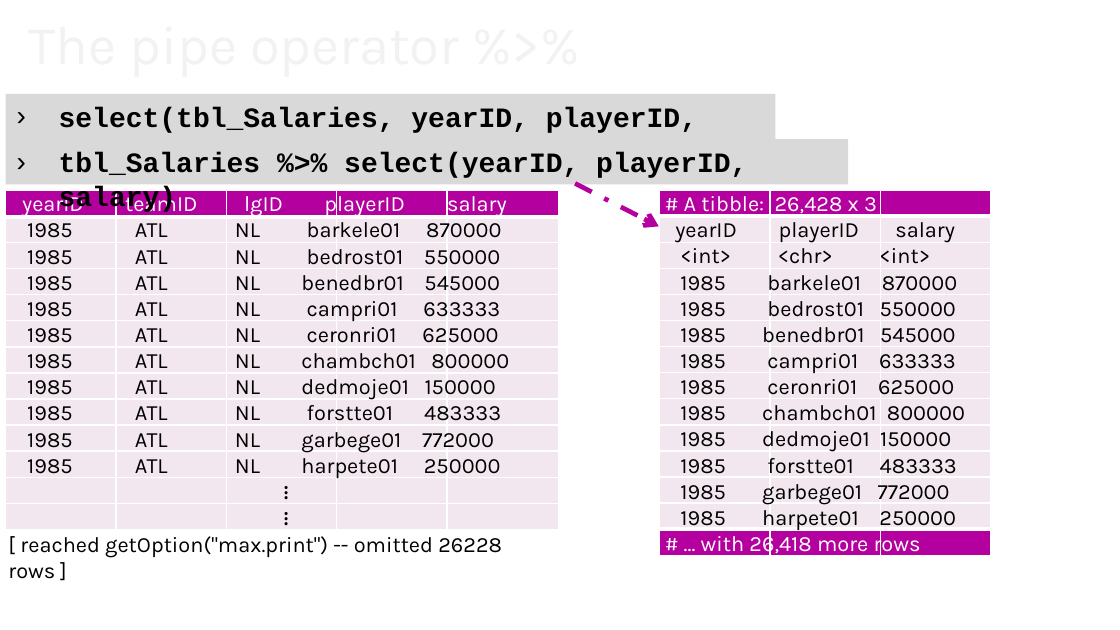
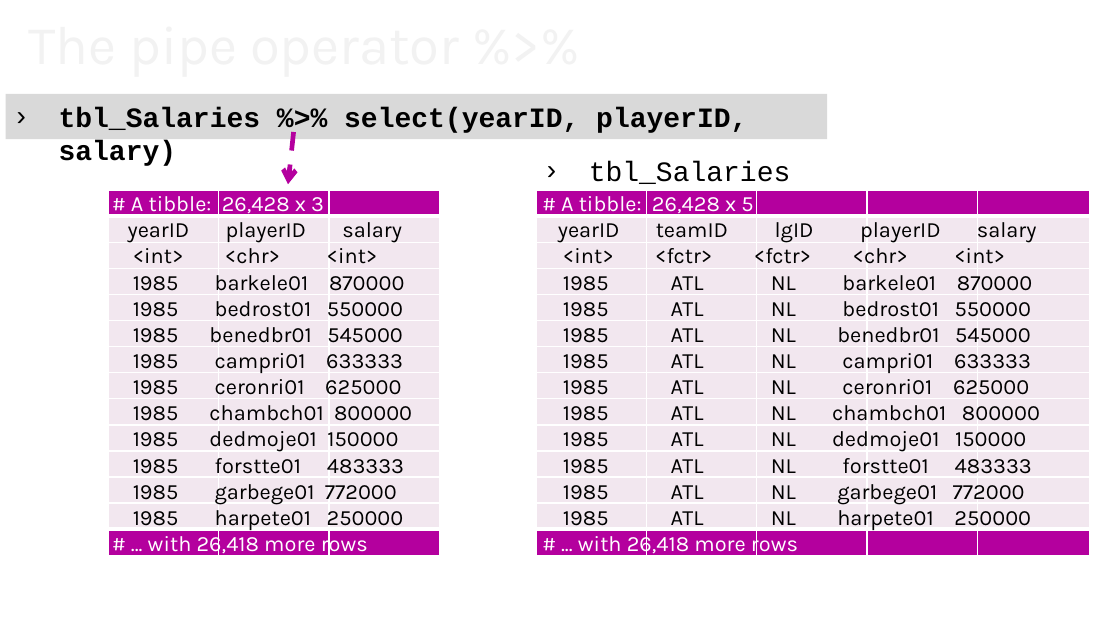
Before and after one commit to yinkaihsu/MSP-Lecture-R-Introduction, a slide deck: slide 13 of MSP_RIntoduction_IanHsu_20171025.pptx. Drawn at 1120x630 pixels with LibreOffice and Linux fonts; fonts in the diff are those of the drawing; background and template pictures are left out. Boxes give left, top, right and bottom in pixels: in the first picture for what was removed or moved away, otherwise in the second. Text is boxed around its words. In the diff, an @@ line names an element or a change of style, - is before the commit and + after.

Commit message:
Slides of Lecture
This is the slides of lecture in NTU on 171025.

```diff
--- a/MSP_RIntoduction_IanHsu_20171025.pptx
+++ b/MSP_RIntoduction_IanHsu_20171025.pptx
@@ rectangle "tbl_Salaries %>% select(yearID, playerID, salary)" resized from (x1=6, y1=94, x2=775, y2=139) to (x1=6, y1=94, x2=828, y2=139) @@
@@ text in rectangle at (x1=59, y1=107, x2=747, y2=166): text changed @@
-› select(tbl_Salaries, yearID, playerID, salary)
+› tbl_Salaries %>% select(yearID, playerID, salary)
@@ rectangle removed at (x1=6, y1=139, x2=848, y2=184) @@
-› tbl_Salaries %>% select(yearID, playerID, salary)
@@ arrow added from (293, 132) to (288, 185), #B4009E 3 pt dashed @@
@@ text at (x1=589, y1=161, x2=791, y2=184): text changed @@
-› Salaries
+› tbl_Salaries
@@ table at (x1=109, y1=190, x2=438, y2=556) @@
- |  |  |  | 
- |  |  |  | 
- |  |  |  | 
- |  |  |  | 
- |  |  |  | 
- |  |  |  | 
- |  |  |  | 
- |  |  |  | 
- |  |  |  | 
- |  |  |  | 
- |  |  |  | 
- |  |  |  | 
- |  |  |  | 
+ |  | 
+ |  | 
+ |  | 
+ |  | 
+ |  | 
+ |  | 
+ |  | 
+ |  | 
+ |  | 
+ |  | 
+ |  | 
+ |  | 
+ |  | 
+ |  | 
@@ table resized from (x1=6, y1=190, x2=557, y2=530) to (x1=109, y1=190, x2=438, y2=556) @@
@@ text at (x1=128, y1=196, x2=412, y2=557): text changed @@
-yearID teamID lgID playerID salary
-1985 ATL NL barkele01 870000
-1985 ATL NL bedrost01 550000
-1985 ATL NL benedbr01 545000
-1985 ATL NL campri01 633333
-1985 ATL NL ceronri01 625000
-1985 ATL NL chambch01 800000
-1985 ATL NL dedmoje01 150000
-1985 ATL NL forstte01 483333
-1985 ATL NL garbege01 772000
-1985 ATL NL harpete01 250000
+# A tibble: 26,428 x 3
+yearID playerID salary
+<int> <chr> <int>
+1985 barkele01 870000
+1985 bedrost01 550000
+1985 benedbr01 545000
+1985 campri01 633333
+1985 ceronri01 625000
+1985 chambch01 800000
+1985 dedmoje01 150000
+1985 forstte01 483333
+1985 garbege01 772000
+1985 harpete01 250000
+# ... with 26,418 more rows
@@ text "# A tibble: 26,428 x ..." moved from (x1=675, y1=196, x2=965, y2=557) to (x1=558, y1=196, x2=1040, y2=557) @@
@@ table at (x1=536, y1=190, x2=1088, y2=556) @@
+column 4:  |  |  |  |  |  |  |  |  |  |  |  |  | 
+column 5:  |  |  |  |  |  |  |  |  |  |  |  |  | 
@@ table resized from (x1=660, y1=190, x2=989, y2=556) to (x1=536, y1=190, x2=1088, y2=556) @@
@@ text at (x1=558, y1=196, x2=1040, y2=530): text changed @@
-# A tibble: 26,428 x 3
-yearID playerID salary
-<int> <chr> <int>
-1985 barkele01 870000
-1985 bedrost01 550000
-1985 benedbr01 545000
-1985 campri01 633333
-1985 ceronri01 625000
-1985 chambch01 800000
-1985 dedmoje01 150000
-1985 forstte01 483333
-1985 garbege01 772000
-1985 harpete01 250000
+# A tibble: 26,428 x 5
+yearID teamID lgID playerID salary
+<int> <fctr> <fctr> <chr> <int>
+1985 ATL NL barkele01 870000
+1985 ATL NL bedrost01 550000
+1985 ATL NL benedbr01 545000
+1985 ATL NL campri01 633333
+1985 ATL NL ceronri01 625000
+1985 ATL NL chambch01 800000
+1985 ATL NL dedmoje01 150000
+1985 ATL NL forstte01 483333
+1985 ATL NL garbege01 772000
+1985 ATL NL harpete01 250000
@@ arrow removed from (576, 184) to (659, 226) @@
@@ text removed at (x1=262, y1=474, x2=318, y2=507) @@
-…
@@ text removed at (x1=262, y1=501, x2=318, y2=534) @@
-…
@@ text removed at (x1=8, y1=536, x2=502, y2=579) @@
-[ reached getOption("max.print") -- omitted 26228 rows ]
```
Also in this commit, not shown: 7 other slides changed.
